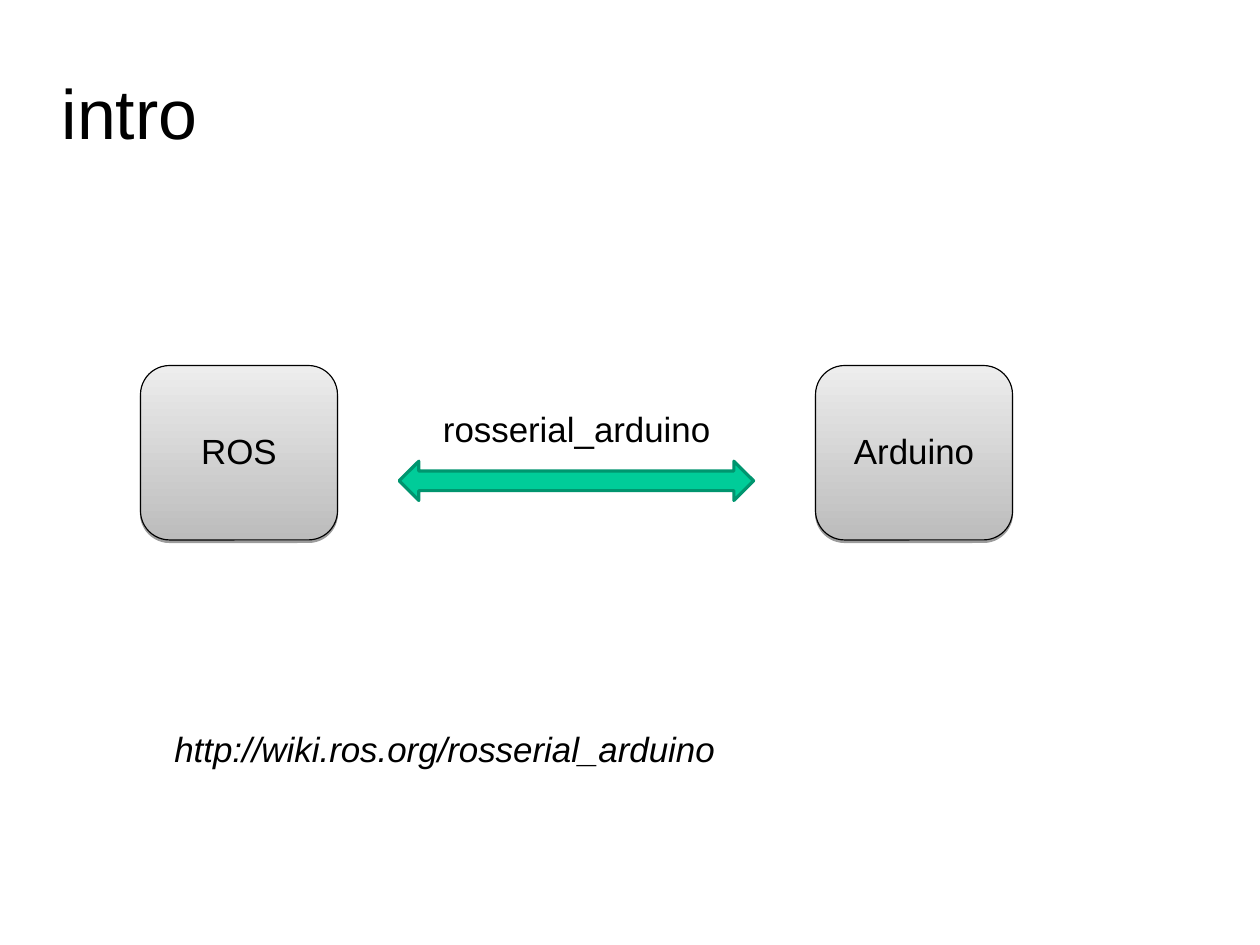
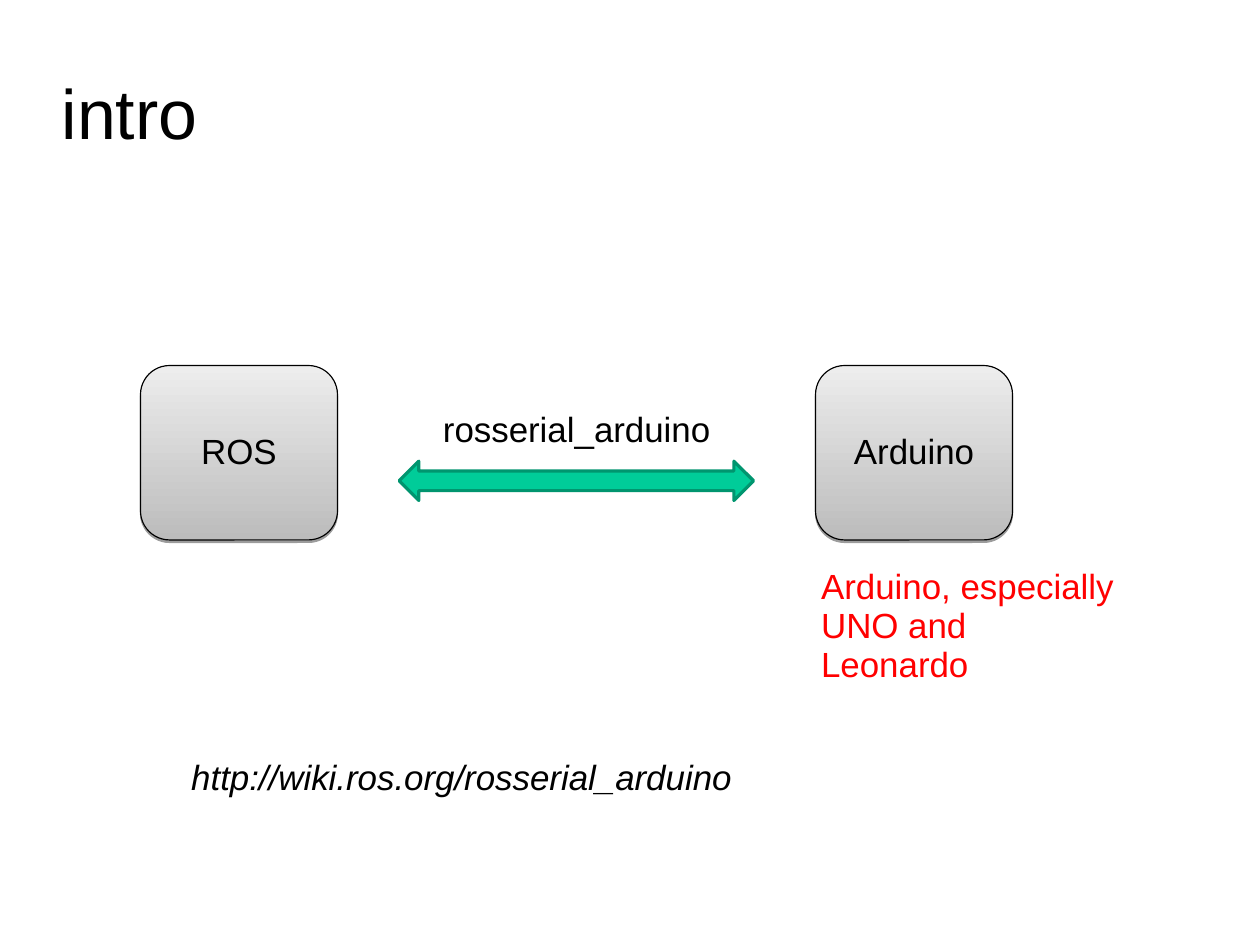
Before and after one commit to usedtolove/ros-study, a slide deck: slide 2 of docs/2.Intermediate/01.serial.ppt. Drawn at 1260x945 pixels with LibreOffice and Linux fonts; fonts in the diff are those of the drawing. Boxes give left, top, right and bottom in pixels: in the first picture for what was removed or moved away, otherwise in the second. Text is boxed around its words. In the diff, an @@ line names an element or a change of style, - is before the commit and + after.

```diff
--- a/docs/2.Intermediate/01.serial.ppt
+++ b/docs/2.Intermediate/01.serial.ppt
@@ text added at box(821, 573, 1114, 678), 22 pt, text #FF0000 @@
+Arduino, especially UNO and Leonardo
@@ text "http://wiki.ros.org/rosserial_arduino": place and size @@
-text "http://wiki.ros.org/rosserial_arduino" at box(174, 736, 714, 769)
+text "http://wiki.ros.org/rosserial_arduino" at box(191, 764, 731, 797)
```
Also in this commit, not shown: 2 other slides changed, 1 slide removed, 9 other files.
